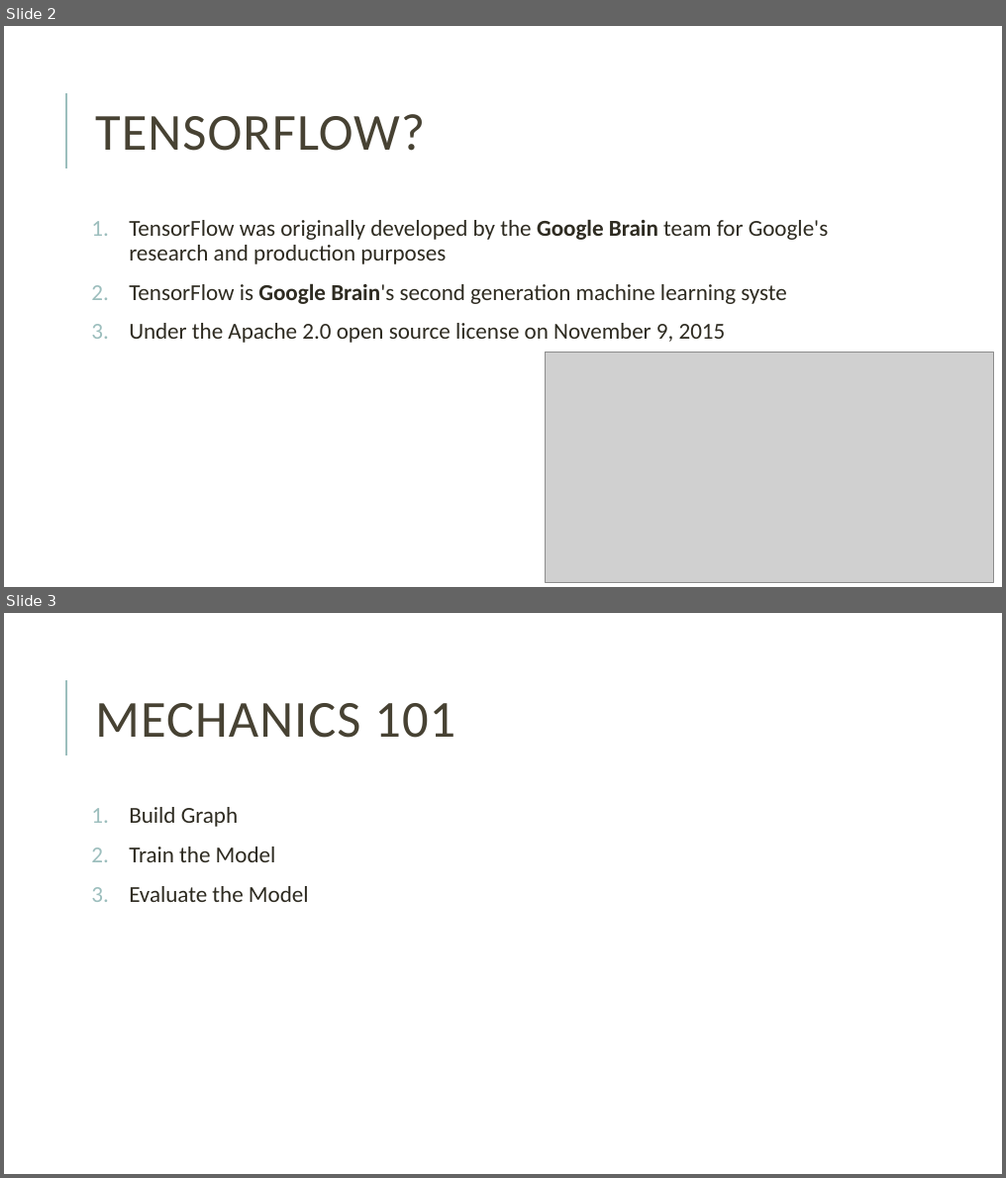
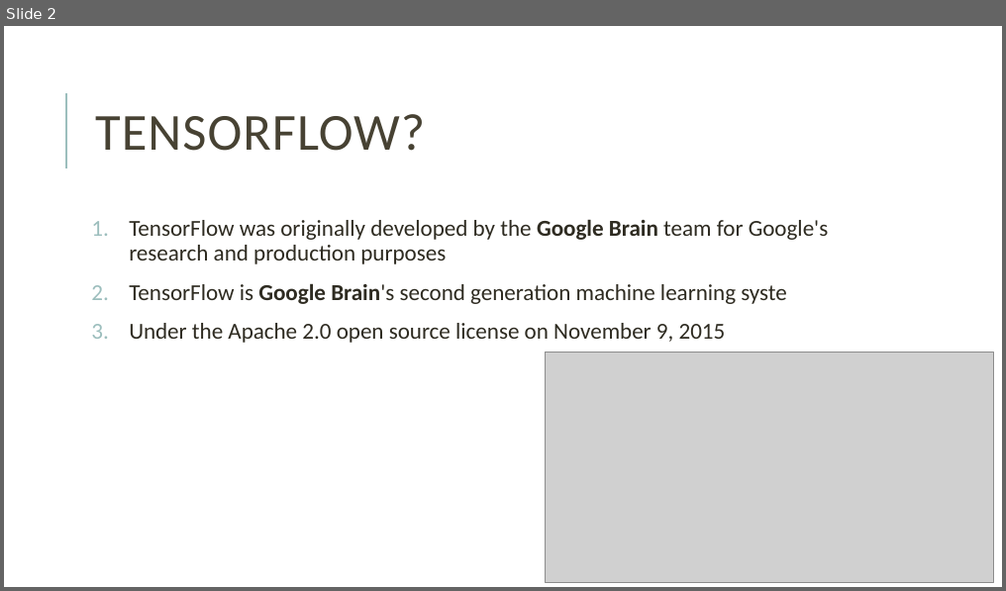
Before and after one commit to yoon-gu/tensorflow-tutorial, a slide deck: tensorflow_slides.pptx. Shown one above the other, each under a label of ours: slides 2 and 3 before the commit, slide 2 after it. The pictures are 1006x1178 and 1006x591 pixels, drawn with LibreOffice and Linux fonts; fonts in the diff are those of the drawing; grey boxes stand for pictures. Boxes give left, top, right and bottom in pixels: in the first picture for what was removed or moved away, otherwise in the second. Text is boxed around its words. In the diff, an @@ line names an element or a change of style, - is before the commit and + after.

```diff
--- a/tensorflow_slides.pptx
+++ b/tensorflow_slides.pptx
@@ slide 3 removed at <box>4,613,1002,1174</box>, background #FFFFFF; not listed: 1 template element that a slide beside it also shows @@
@@ title removed at <box>95,703,455,738</box> @@
-MECHANICS 101
@@ text removed at <box>129,807,309,902</box> @@
-1. Build Graph
-2. Train the Model
-3. Evaluate the Model
```
Also in this commit, not shown: 10 slides added.
